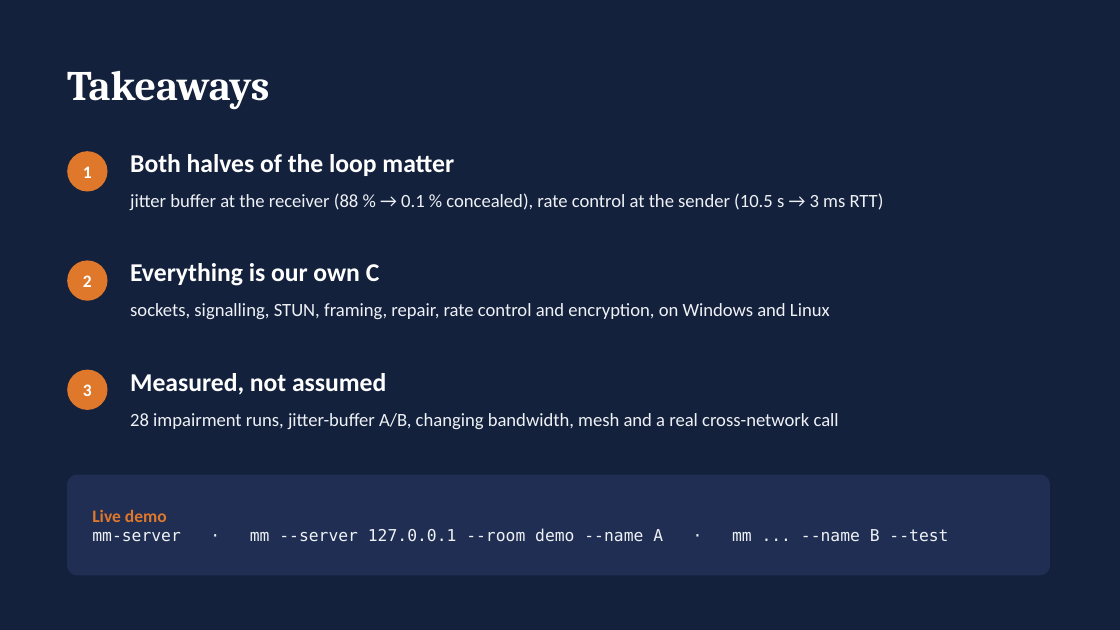
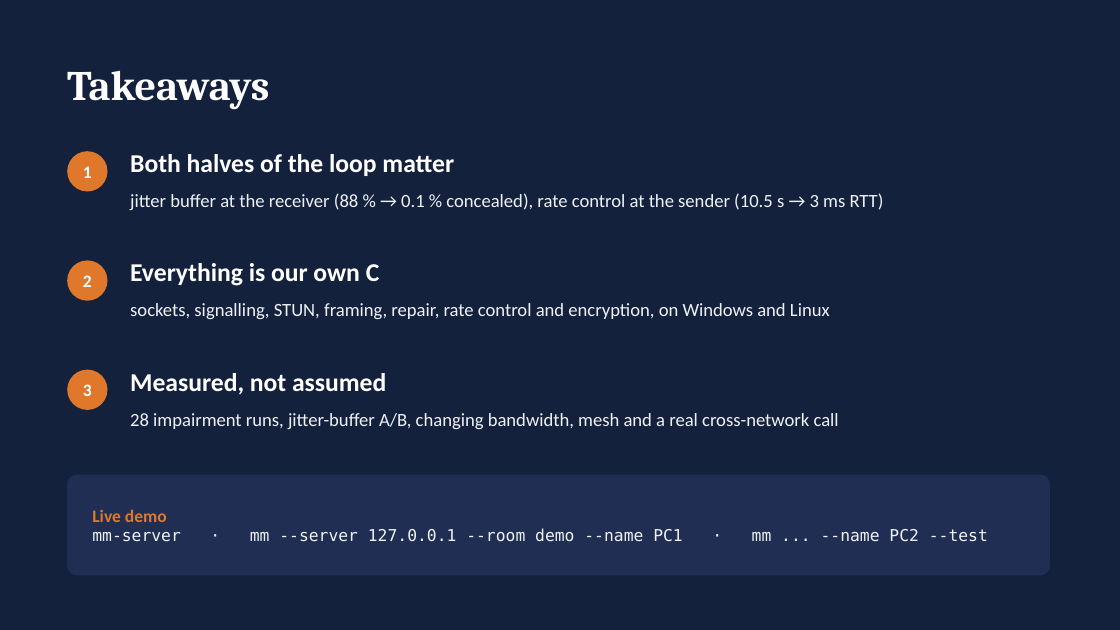
Before and after one commit to TowVansh/mini-meet, a slide deck: slide 16 of Mini-Meet-Slides.pptx. Drawn at 1120x630 pixels with LibreOffice and Linux fonts; fonts in the diff are those of the drawing. Boxes give left, top, right and bottom in pixels: in the first picture for what was removed or moved away, otherwise in the second. Text is boxed around its words. In the diff, an @@ line names an element or a change of style, - is before the commit and + after.

Commit message:
Slides and report: drop app screenshot (live demo instead), use PC1/PC2/PC3 placeholder names

```diff
--- a/Mini-Meet-Slides.pptx
+++ b/Mini-Meet-Slides.pptx
@@ text at bbox=[92, 528, 988, 542]: text changed @@
-mm-server · mm --server 127.0.0.1 --room demo --name A · mm ... --name B --test
+mm-server · mm --server 127.0.0.1 --room demo --name PC1 · mm ... --name PC2 --test
```
Also in this commit, not shown: 5 other slides changed, 12 other files.
